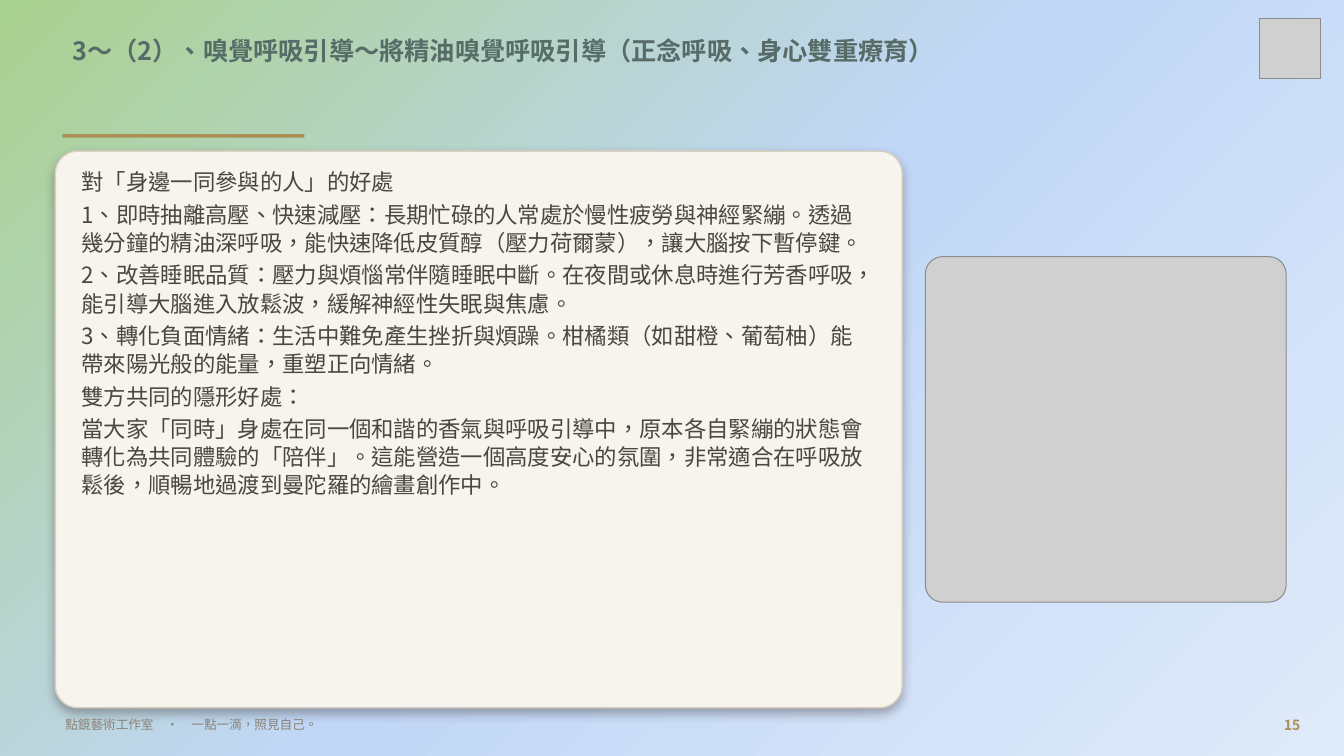
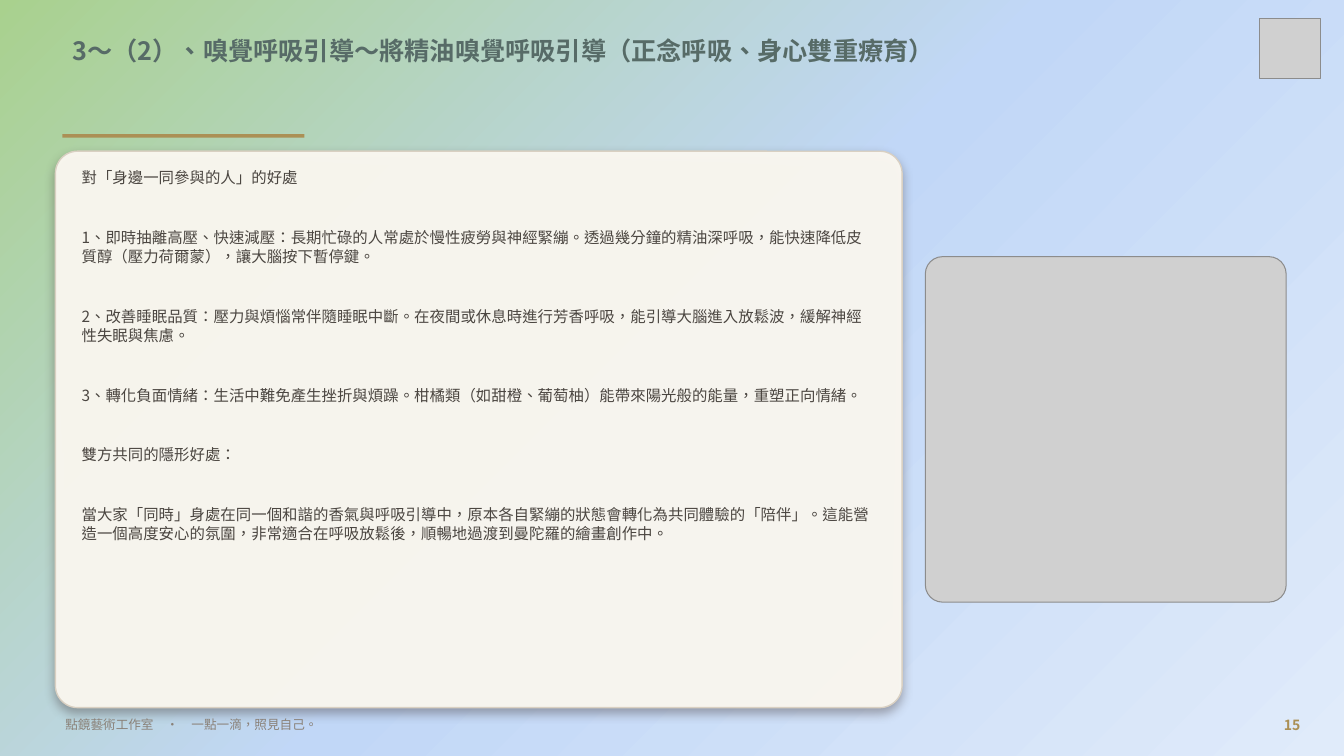
Before and after one commit to serina168/mandala-beginner, a slide deck: slide 15 of 繽紛五感體驗曼陀羅書籤畫_課程大綱.pptx. Drawn at 1344x756 pixels with LibreOffice and Linux fonts; fonts in the diff are those of the drawing; grey boxes stand for pictures; background and template pictures are left out. Boxes give left, top, right and bottom in pixels: in the first picture for what was removed or moved away, otherwise in the second. Text is boxed around its words. In the diff, an @@ line names an element or a change of style, - is before the commit and + after.

```diff
--- a/繽紛五感體驗曼陀羅書籤畫_課程大綱.pptx
+++ b/繽紛五感體驗曼陀羅書籤畫_課程大綱.pptx
@@ text "對「身邊一同參與的人」的好處" at <box>82,170,869,541</box>: size 16 to 11 pt @@
```
Also in this commit, not shown: 8 other slides changed, 1 other file.
